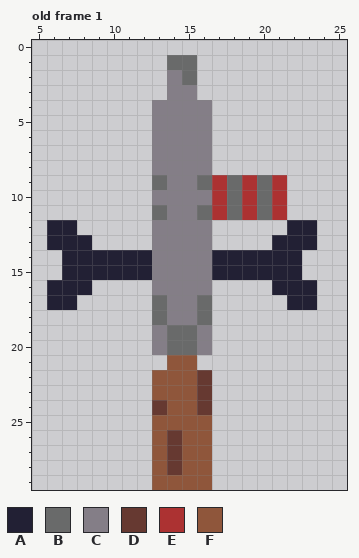
Two versions of one pixel-art file, Textures/Obj/single_gun.aseprite. The picture above was drawn from the file before the commit.
30x30 pixels, 1 frame. Shown: old frame 1: x 5..25, y 0..29. The commit also changed other frames, which this record leaves out.
Palette (. is transparent): A #222034  B #696a6a  C #847e87  D #663931  E #ac3232  F #8f563b
Pixels before, old frame 1, first column x 6:
 1 ........BB........
 2 ........CB........
 3 ........CC........
 4 .......CCCC.......
 5 .......CCCC.......
 6 .......CCCC.......
 7 .......CCCC.......
 8 .......CCCC.......
 9 .......BCCBEBEBE..
10 .......CCCCEBEBE..
11 .......BCCBEBEBE..
12 AA.....CCCC.....AA
13 AAA....CCCC....AAA
14 .AAAAAACCCCAAAAAA.
15 .AAAAAACCCCAAAAAA.
16 AAA....CCCC....AAA
17 AA.....BCCB.....AA
18 .......BCCB.......
19 .......CBBC.......
20 .......CBBC.......
21 ........FF........
22 .......FFFD.......
23 .......FFFD.......
24 .......DFFD.......
25 .......FFFF.......
26 .......FDFF.......
27 .......FDFF.......
28 .......FDFF.......
29 .......FFFF.......
New version:
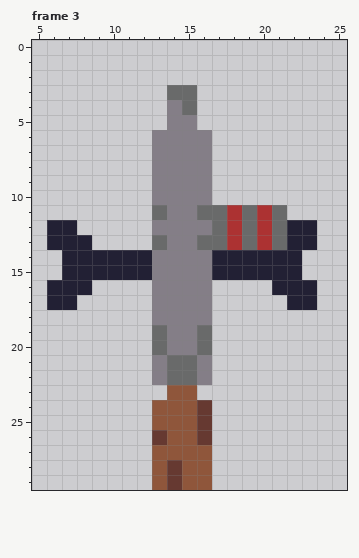
A new or re-ordered frame is compared with the old frame closest to it.
Edits made:
frames 1 -> 4
Frame 3 is new; against old frame 1:
Colour B now appears in row 12 at x 17, 19 and 21; in row 13 at x 17 and 19.
The author changed colour A to colour B in row 13 at x 21.
The author changed colour C to colour B in row 3 at x 14 to 15; in row 4 at x 15; in row 13 at x 13 and 16; in rows 19 to 20 at x 13 and 16.
The author changed colour E to colour B in row 11 at x 17, 19 and 21.
The author changed colour F to colour B in rows 21 to 22 at x 14 to 15.
Colour C now appears in row 21 at x 13 and 16.
The author changed colour B to colour C in row 9 at x 13 and 16; in rows 17 to 18 at x 13 and 16; in rows 19 to 20 at x 14 to 15.
The author changed colour D to colour C in row 22 at x 16.
The author changed colour F to colour C in row 22 at x 13.
The author changed colour F to colour D in row 25 at x 16; in row 26 at x 13 and 16; in row 29 at x 14.
Colour E now appears in rows 12 to 13 at x 18 and 20.
The author changed colour B to colour E in row 11 at x 18 and 20.
The author changed colour D to colour F in row 24 at x 13; in rows 26 to 27 at x 14.
The author cleared colour B in row 1 at x 14 to 15; in row 2 at x 15; in rows 9 to 10 at x 18 and 20.
The author cleared colour C in row 2 at x 14; in rows 4 to 5 at x 13 and 16.
The author cleared colour D in row 23 at x 16.
The author cleared colour E in rows 9 to 10 at x 17, 19 and 21.
The author cleared colour F in row 23 at x 13.
